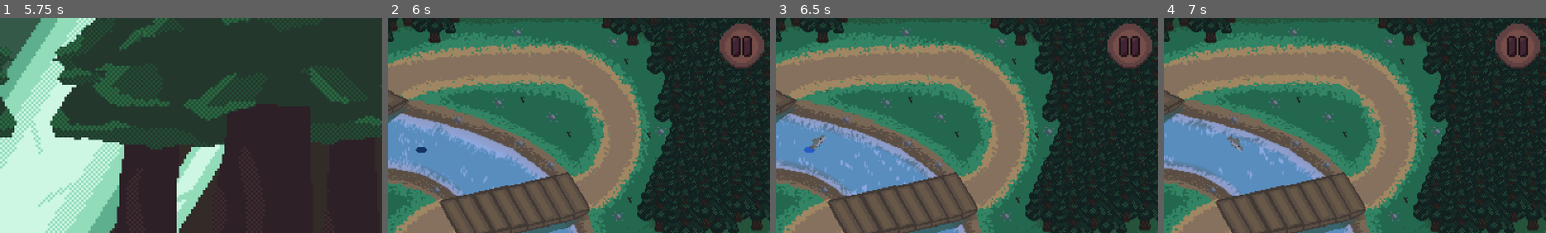
Above: before the commit, frames 1-4 (left to right).
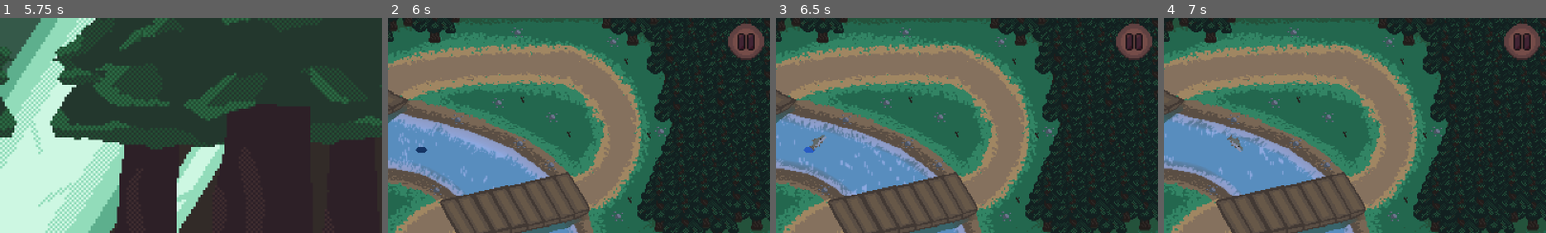
Above: after the commit, the same moments.

Repository: WilliamPickle/Aegis-of-Evergreen
Game: Godot game, scene res://scenes/current_scene.tscn
The game is run twice, just before and just after one commit, with the same random seed, the same clock (stepped at 60 frames per second) and the same inputs.
Inputs (mouse positions are % of the whole screen's width and height, from its top left):
- Up to frame 1 (5.75 s): click (50, 50) at 0.5 s; click "Play" at 1.25 s; tap Enter at 2 s; move the mouse to (72, 45) at 2.02 s; hold Middle mouse button (MouseMiddle) 2.03-2.75 s; click (94, 91) at 2.75 s; move the mouse to (30, 55) at 3.52 s; tap Mouse wheel down (MouseWheelDown) at 3.6 s; click (94, 91) at 4.25 s; move the mouse to (60, 28) at 5.02 s; tap Mouse wheel up (MouseWheelUp) at 5.1 s
- Up to frame 2 (6 s): click "Skip cutscene" at 5.75 s
- Up to frame 3 (6.5 s): no input
- Up to frame 4 (7 s): click (98, 96) at 6.5 s
The pictures show only the part of the screen within x 50-100%, y 0-50%; the shares and areas given below are measured in that part.

Frame 1 is identical in both runs. In frame 2, 1.3% of the frame differs, in the area x 86-99%, y 2-24%; in frame 3, 1.3%; in frame 4, 1.3%.

Commit message:
small mouse hitbox fixes
basically ui elements were blocking clicks on the tower range so that's been fixed

Diff:
--- a/scenes/level_1.tscn
+++ b/scenes/level_1.tscn
@@ -265,6 +265,7 @@
 grow_vertical = 2
 size_flags_horizontal = 4
 size_flags_vertical = 4
+mouse_filter = 2
 theme_override_constants/margin_left = 10
 theme_override_constants/margin_top = 10
 theme_override_constants/margin_right = 10
--- a/scenes/pause_ui.tscn
+++ b/scenes/pause_ui.tscn
@@ -100,7 +100,7 @@
 theme_override_constants/margin_bottom = 10
 
 [node name="PauseButton" type="Button" parent="GameScreen/PauseButtonBox/PauseButtonMargin"]
-custom_minimum_size = Vector2(75, 75)
+custom_minimum_size = Vector2(60, 60)
 layout_mode = 2
 size_flags_horizontal = 4
 size_flags_vertical = 4
